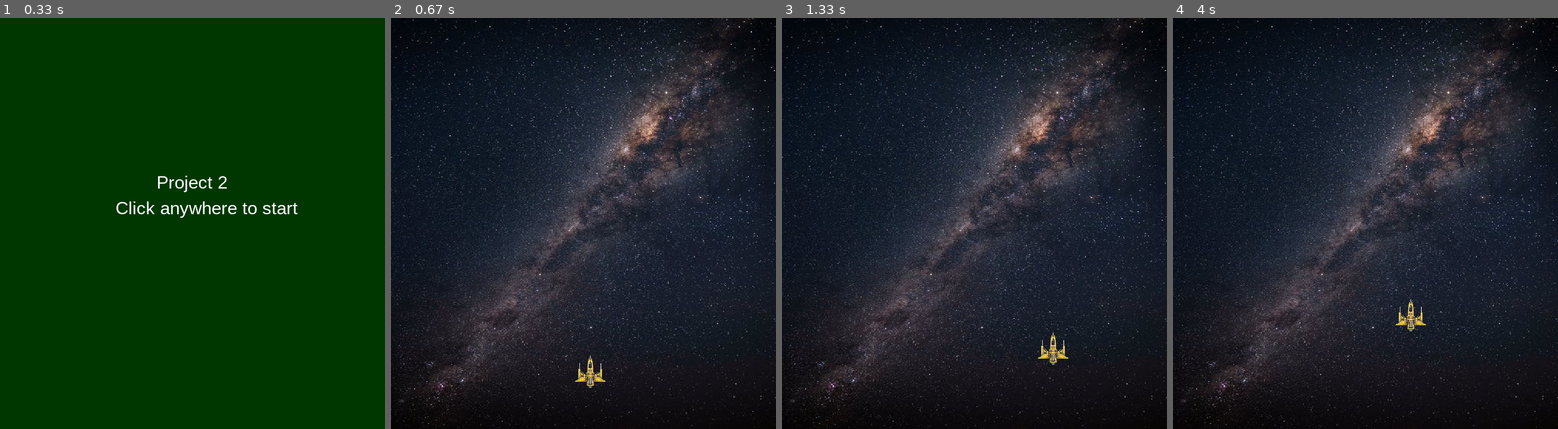
Above: before the commit, frames 1-4 (left to right).
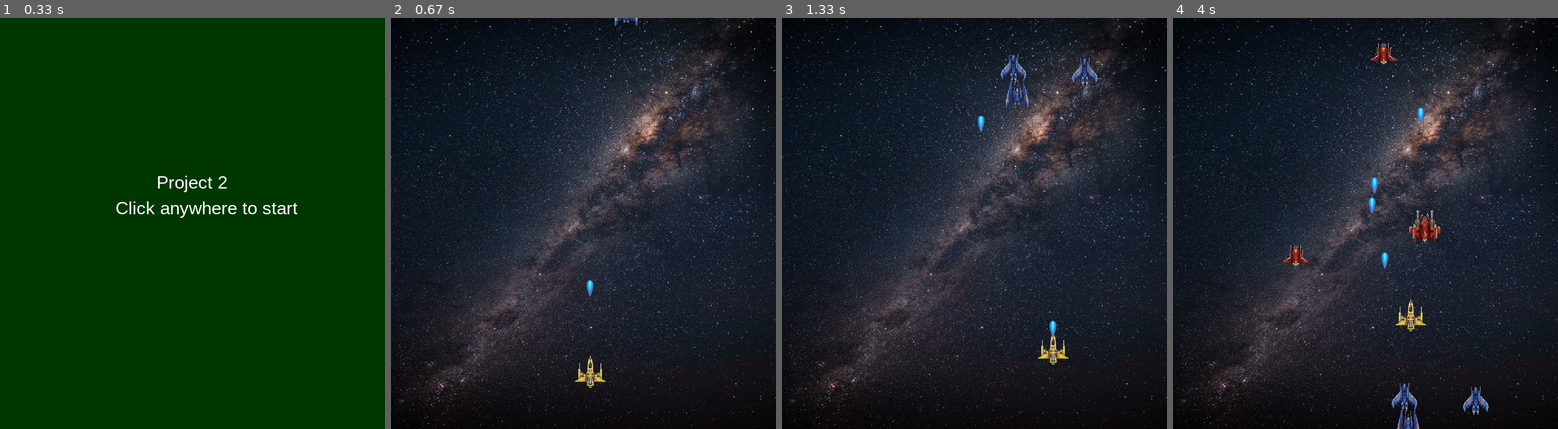
Above: after the commit, the same moments.

Repository: robin4094/pygame_project
Game: pygame game, started from project2.py
Same seed, same stepped clock (60 frames per second), same inputs: the game is played once before the commit and once after it.
Inputs:
- Up to frame 1 (0.33 s): no input
- Up to frame 2 (0.67 s): tap Space at 0.33 s
- Up to frame 3 (1.33 s): hold Right 0.67-1.13 s; hold Up from 1.17 s (still down); tap Space at 1.23 s
- Up to frame 4 (4 s): release Up at 1.47 s; hold Right 1.5-1.97 s; tap Space at 1.57, 1.87, 2.07, 2.37, 2.63, 2.97, 3.27, 3.4, 3.8 s; hold Left 2-2.53 s; hold Down 2.57-2.87 s; hold Left 2.9-3.3 s; hold Up 3.33-3.7 s; hold Right from 3.73 s (still down)

Frame 1 is identical in both runs. In frame 2, 0.1% of the frame differs, in the area x 50-65%, y 0-68%; in frame 3, 0.8%; in frame 4, 1.6%, in the area x 28-82%, y 6-100%.

Commit message:
change 3rd
3rd change

Diff:
--- a/project2.py
+++ b/project2.py
@@ -1,4 +1,5 @@
 import pygame
+import random
 
 WINDOW_WIDTH = 750
 WINDOW_HEIGHT = 800
@@ -7,41 +8,123 @@
 BACKGROUND_COLOR = (0, 55, 0)
 SPACESHIP_WIDTH = 75
 SPACESHIP_HEIGHT = 75
+RED_ENEMY = pygame.transform.scale(pygame.image.load('red_enemy.png'), (SPACESHIP_WIDTH, SPACESHIP_HEIGHT))
+RED_ENEMY2 = pygame.transform.scale(pygame.image.load('red_enemy2.png'), (SPACESHIP_WIDTH, SPACESHIP_HEIGHT))
+BLUE_ENEMY = pygame.transform.scale(pygame.image.load('blue_enemy.png'), (SPACESHIP_WIDTH, SPACESHIP_HEIGHT))
+BLUE_ENEMY2 = pygame.transform.scale(pygame.image.load('blue_enemy2.png'), (SPACESHIP_WIDTH, SPACESHIP_HEIGHT))
+ENEMY_BULLET = pygame.transform.rotate(pygame.transform.scale(pygame.image.load('enemy_bullet.png'),(30, 45)), 180)
 
 class Ship:
+    COOLDOWN = 5
     def __init__(self, x, y):
         self.x = x
         self.y = y
         self.ship_img = None
+        self.laser_img = None
+        self.lasers = []
+        self.cooldown_counter = 0
 
     def draw(self, window):
         window.blit(self.ship_img, (self.x, self.y))
+        for laser in self.lasers:
+            laser.draw(window)
+
+    def move_lasers(self, vel, obj):
+        self.cooldown()
+        for laser in self.lasers:
+            laser.move(vel)
+            if laser.off_screen(WINDOW_HEIGHT):
+                self.lasers.remove(laser)
+
+    def cooldown(self):
+        if self.cooldown_counter >= self.COOLDOWN:
+            self.cooldown_counter = 0
+        elif self.cooldown_counter> 0:
+            self.cooldown_counter += 1
+
+    def shoot(self):
+        if self.cooldown_counter == 0:
+            laser = Laser(self.x + 22, self.y, self.laser_img)
+            self.lasers.append(laser)
+            self.cooldown_counter = 1
+
+
+
+
     def get_width(self):
         return self.ship_img.get_width()
+
     def get_height(self):
         return self.ship_img.get_height()
+
 
 class Player(Ship):
     def __init__(self, x, y):
         super().__init__(x, y)
         self.ship_img = pygame.transform.scale(pygame.image.load('spaceship.png'), (SPACESHIP_WIDTH, SPACESHIP_HEIGHT))
+        self.laser_img = pygame.transform.scale(pygame.image.load('bullet.png'), (30, 45))
         self.mask = pygame.mask.from_surface(self.ship_img)
+
+    def move_lasers(self, vel, obj):
+        self.cooldown()
+        for laser in self.lasers:
+            laser.move(vel)
+            if laser.off_screen(WINDOW_HEIGHT):
+                self.lasers.remove(laser)
 
     def draw(self, window):
         super().draw(window)
+class Enemy(Ship):
+    COLOR_MAP = {"red":(RED_ENEMY, ENEMY_BULLET), "red2": (RED_ENEMY2, ENEMY_BULLET), "blue": (BLUE_ENEMY, ENEMY_BULLET), "blue2": (BLUE_ENEMY2, ENEMY_BULLET)}
+
+    def  __init__(self, x, y, color):
+        super().__init__(x, y)
+        self.ship_img, self.laser_img = self.COLOR_MAP[color]
+        self.mask = pygame.mask.from_surface(self.ship_img)
+
+    def move(self, vel):
+        self.y += vel
 
 
+class Laser:
+    def __init__(self, x, y, img):
+        self.x = x
+        self.y = y
+        self.img = img
+        self.mask = pygame.mask.from_surface(self.img)
+
+    def draw(self, window):
+        window.blit(self.img, (self.x, self.y))
+
+    def move(self, vel):
+        self.y += vel
+
+    def off_screen(self, height):
+        return not (self.y <= height and self.y >= 0)
 
 def init_game():
     clock = pygame.time.Clock()
     player = Player(350, 650)
     player_vel = 5
+    laser_vel = 8
+    enemies = []
+    wave_length = 5
+    enemy_vel = 4
+    level = 0
     run = True
     while run:
         clock.tick(FPS)
         background = pygame.transform.scale(pygame.image.load('background_image.jpeg'), (WINDOW_WIDTH, WINDOW_HEIGHT))
         WINDOW.blit(background, (0,0))
         player.draw(WINDOW)
+        if len(enemies) == 0:
+            level += 1
+            wave_length += 5
+            for i in range(wave_length):
+                enemy = Enemy(random.randrange(50, WINDOW_WIDTH - 100), random.randrange(-1250, -100), random.choice(["red", "red2", "blue", "blue2"]))
+                enemies.append(enemy)
+        for enemy in enemies:
+            enemy.draw(WINDOW)
         pygame.display.update()
         keys = pygame.key.get_pressed()
         if keys[pygame.K_UP] and player.y - player_vel > 0:
@@ -52,6 +135,11 @@
             player.x -= player_vel
         if keys[pygame.K_RIGHT] and player.x + player_vel + player.get_width() < WINDOW_WIDTH:
             player.x += player_vel
+        if keys[pygame.K_SPACE]:
+            player.shoot()
+        for enemy in enemies[:]:
+            enemy.move(enemy_vel)
+        player.move_lasers(-laser_vel, enemies)
         for event in pygame.event.get():
             if event.type == pygame.QUIT:
                 exit()
Binary file added: blue_enemy.png
Binary file added: blue_enemy2.png
Binary file added: bullet.png
Binary file added: enemy_bullet.png
Binary file added: red_enemy.png
Binary file added: red_enemy2.png
Not shown, added: example.html
Not shown, added: main.js
Not shown, added: style.css
